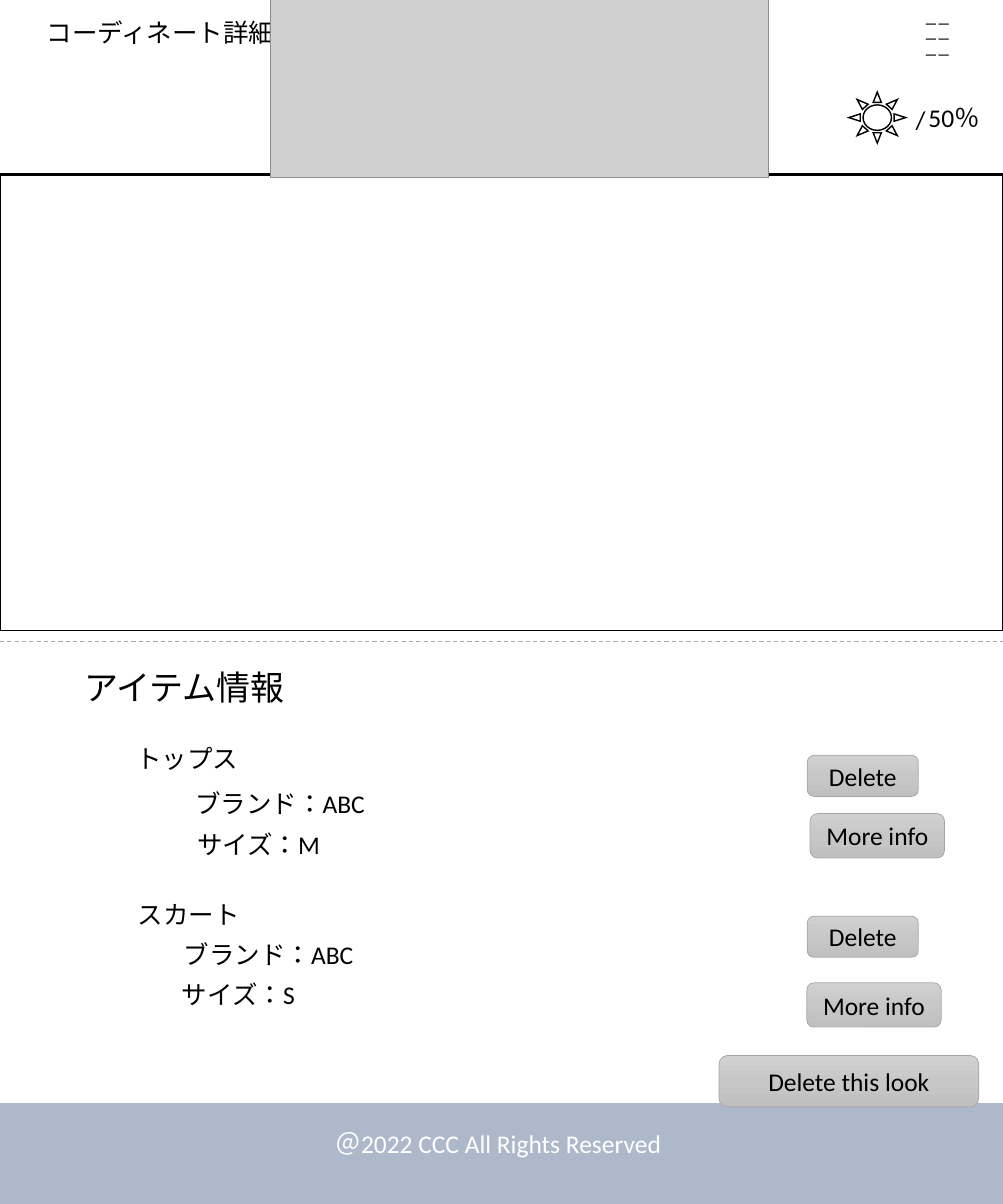
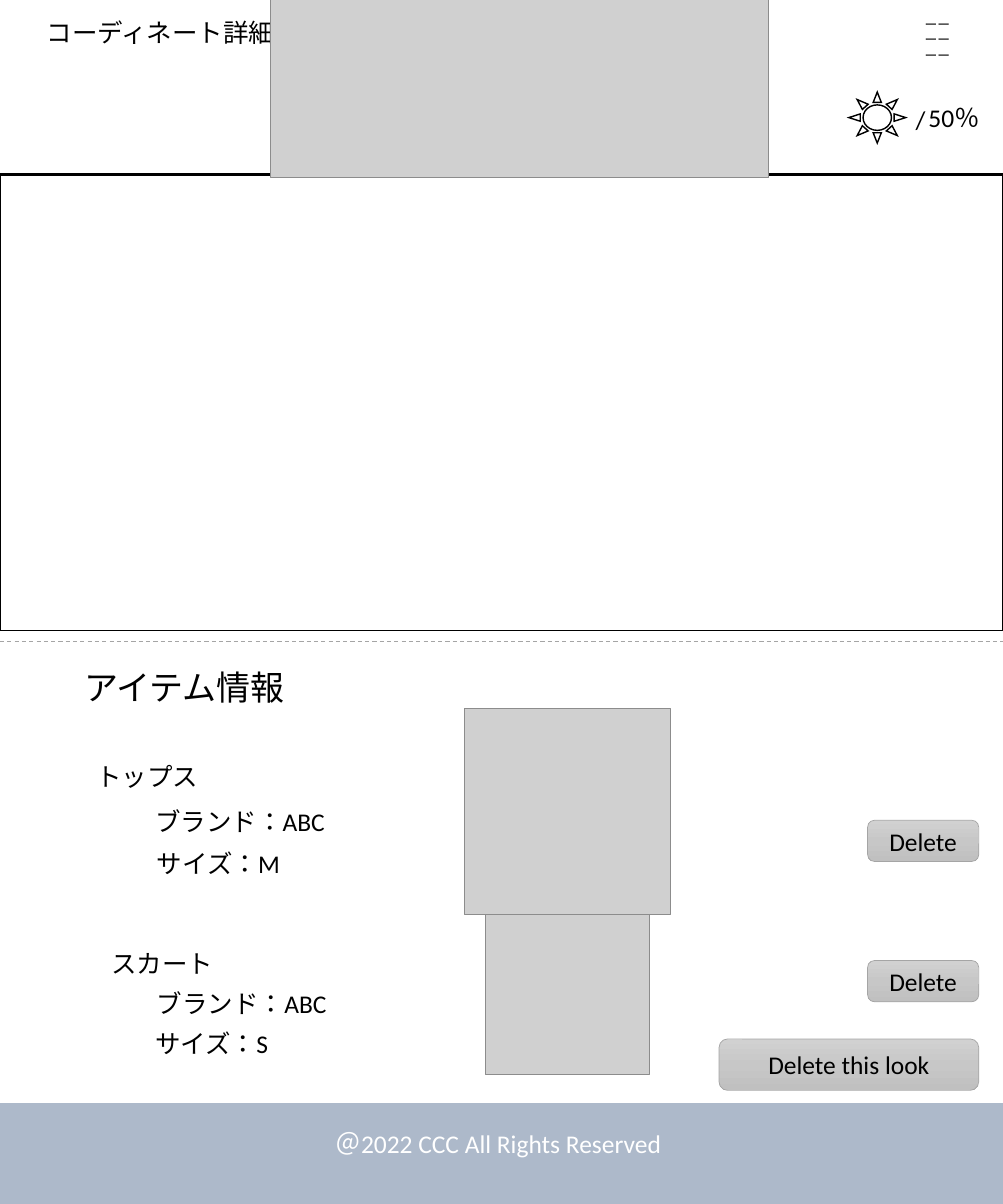
Before and after one commit to dojo2022/E-4, a slide deck: slide 10 of doc/デザイン.pptx. Drawn at 1003x1204 pixels with LibreOffice and Linux fonts; fonts in the diff are those of the drawing; grey boxes stand for pictures. Boxes give left, top, right and bottom in pixels: in the first picture for what was removed or moved away, otherwise in the second. Text is boxed around its words. In the diff, an @@ line names an element or a change of style, - is before the commit and + after.

```diff
--- a/doc/デザイン.pptx
+++ b/doc/デザイン.pptx
@@ picture added at (465, 708, 671, 914) @@
@@ rounded rectangle removed at (810, 813, 945, 857) @@
-More info
@@ rounded rectangle "Delete": place and size @@
-rounded rectangle "Delete" at (807, 755, 918, 796)
+rounded rectangle "Delete" at (867, 821, 979, 861)
@@ 3 texts: place and size @@
-3 texts at (136, 747, 365, 855)
+3 texts at (96, 765, 325, 874)
@@ picture added at (485, 914, 649, 1074) @@
@@ text "スカート": place and size @@
-text "スカート" at (138, 904, 240, 925)
+text "スカート" at (111, 953, 213, 974)
@@ text "ブランド：ABC": place and size @@
-text "ブランド：ABC" at (184, 942, 354, 965)
+text "ブランド：ABC" at (157, 991, 327, 1014)
@@ rounded rectangle removed at (807, 983, 942, 1026) @@
-More info
@@ rounded rectangle "Delete": place and size @@
-rounded rectangle "Delete" at (807, 916, 918, 957)
+rounded rectangle "Delete" at (867, 960, 979, 1001)
@@ text "サイズ：S": place and size @@
-text "サイズ：S" at (182, 982, 295, 1005)
+text "サイズ：S" at (155, 1031, 268, 1054)
@@ rounded rectangle "Delete this look": place and size @@
-rounded rectangle "Delete this look" at (720, 1055, 980, 1106)
+rounded rectangle "Delete this look" at (720, 1039, 980, 1090)
```
Also in this commit, not shown: 6 other slides changed.
